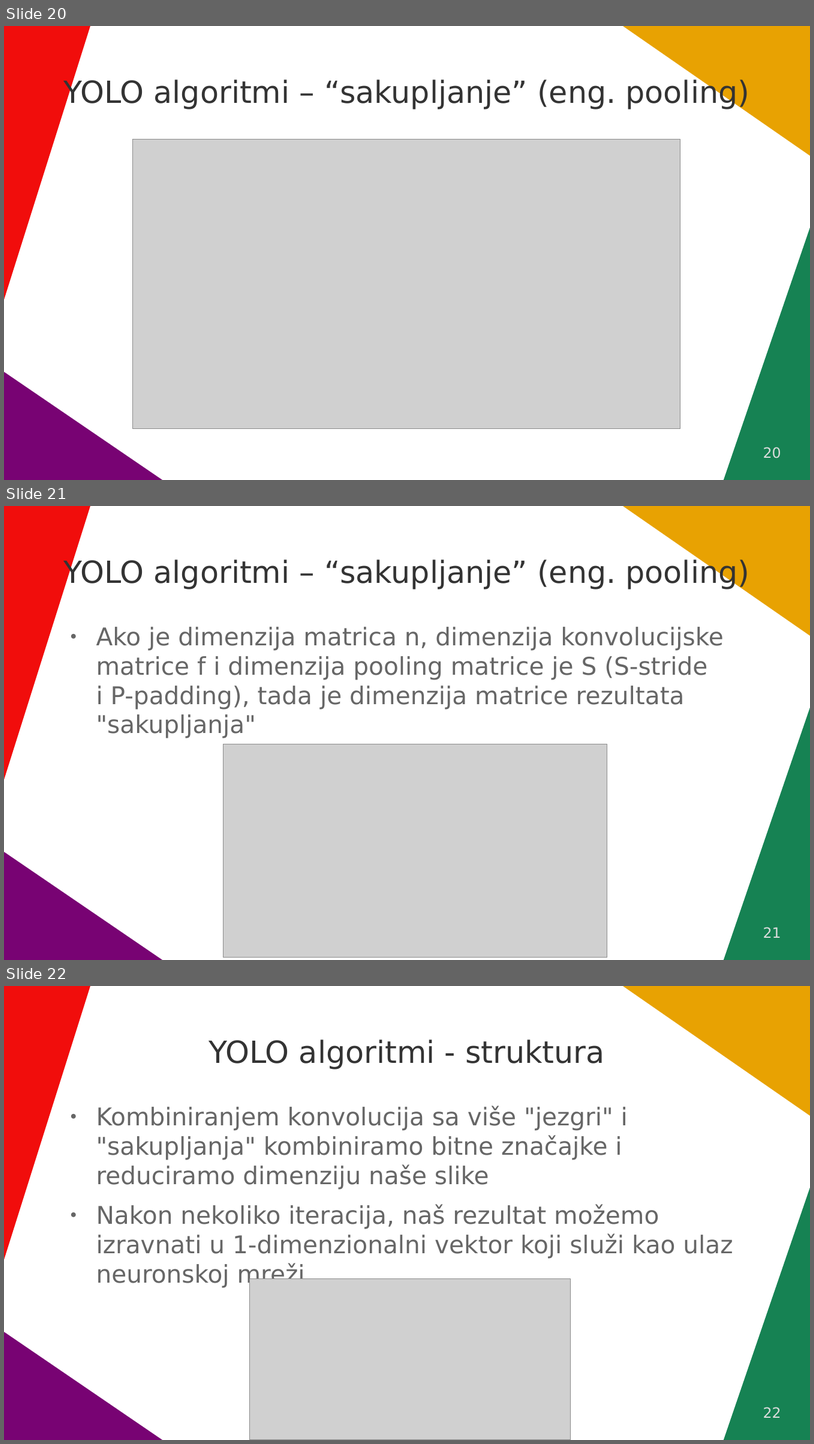
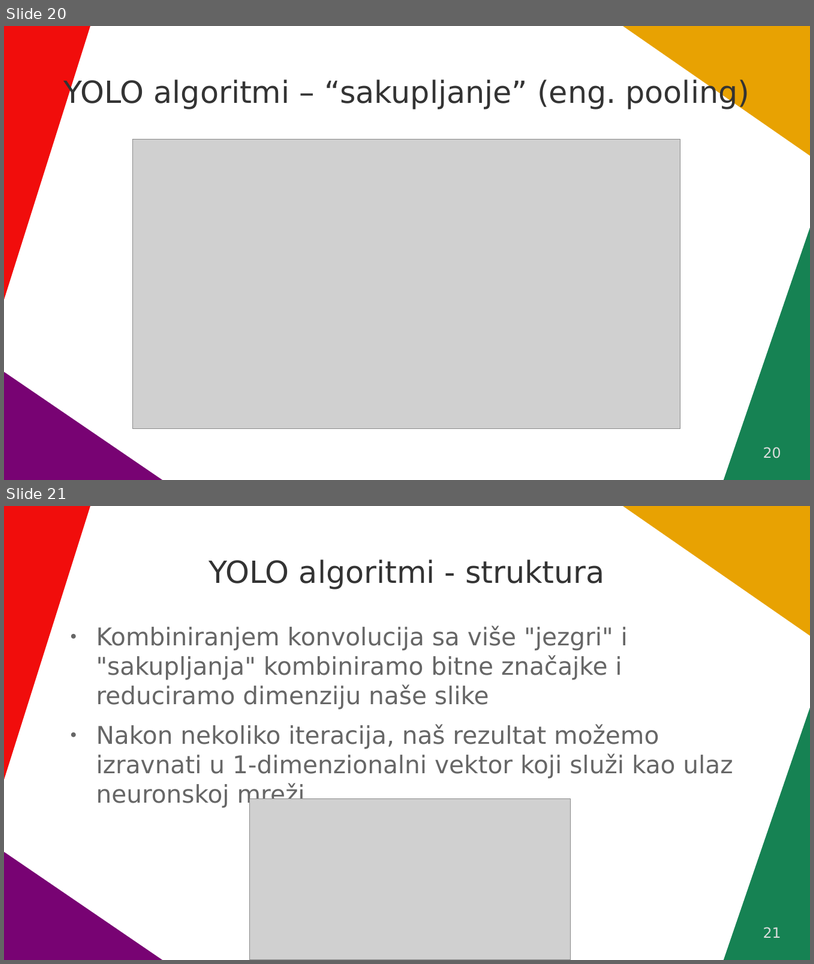
Before and after one commit to VidJoha/Seminar---CNN-i-YOLO-algoritmi, a slide deck: Konvolucijske neuralne mreže.odp. Shown one above the other, each under a label of ours: slides 20, 21 and 22 before the commit, slides 20 and 21 after it. The pictures are 814x1444 and 814x964 pixels, drawn with LibreOffice and Linux fonts; fonts in the diff are those of the drawing; grey boxes stand for pictures. Boxes give left, top, right and bottom in pixels: in the first picture for what was removed or moved away, otherwise in the second. Text is boxed around its words. In the diff, an @@ line names an element or a change of style, - is before the commit and + after.

```diff
--- a/Konvolucijske neuralne mreže.odp
+++ b/Konvolucijske neuralne mreže.odp
@@ slide 21 removed at <box>4,506,810,960</box>, background #FFFFFF; not listed: 4 template elements that a slide beside it also shows @@
@@ title removed at <box>63,558,750,589</box> @@
-YOLO algoritmi – “sakupljanje” (eng. pooling)
@@ text removed at <box>96,627,724,738</box> @@
-● Ako je dimenzija matrica n, dimenzija konvolucijske matrice f i dimenzija pooling matrice je S (S-stride i P-padding), tada je dimenzija matrice rezultata "sakupljanja"
@@ picture removed at <box>224,744,608,957</box> @@
@@ page number removed at <box>764,927,782,937</box> @@
-21
@@ what was slide 22 is now slide 21 @@
@@ page number at <box>764,927,782,937</box>: text changed @@
-22
+21
```
Also in this commit, not shown: 3 slides changed.
